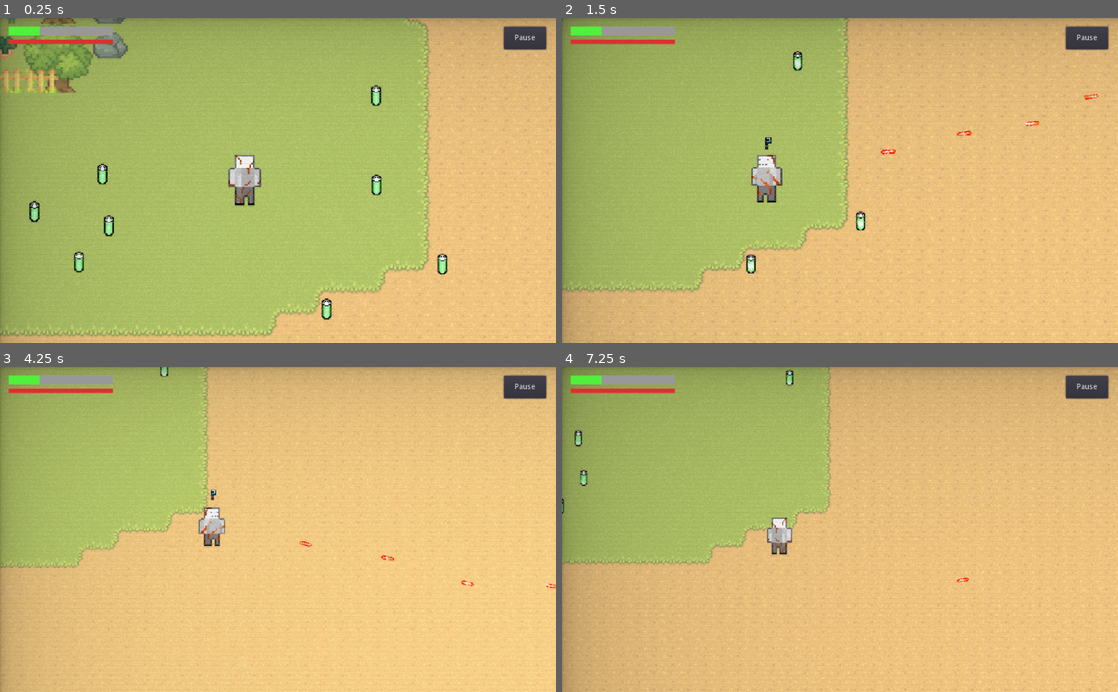
Above: before the commit, frames 1-4 (two rows, left to right).
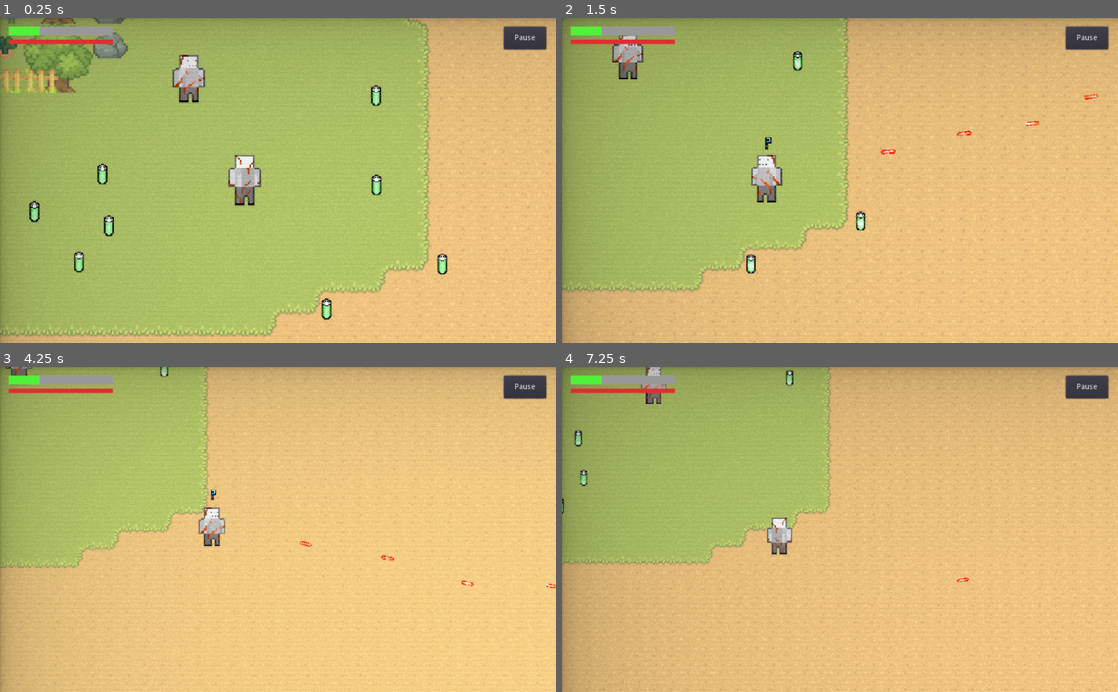
Above: after the commit, the same moments.

Repository: benhmoore/game-design-astral
Game: Godot game, scene res://scenes/Main.tscn
The game is run twice, just before and just after one commit, with the same random seed, the same clock (stepped at 60 frames per second) and the same inputs. This scene is started directly instead of the project's main scene.
Inputs (mouse positions are in pixels of both pictures, inside the frame that each line leads up to):
- Up to frame 1 (0.25 s): no input
- Up to frame 2 (1.5 s): move the mouse to (962, 164) at 0.52 s; press the mouse at (962, 164) at 0.53 s; hold D (move_right) 0.53-1.28 s; move the mouse to (728, 196) at 1.27 s; release the mouse at (728, 196) at 1.28 s; hold S (move_down) from 1.28 s (still down); click (728, 196) at 1.35 s
- Up to frame 3 (4.25 s): move the mouse to (333, 458) at 2.02 s; release S (move_down) at 2.03 s; hold D (move_right) 2.03-2.78 s; hold Shift (action_sprint) 2.03-2.78 s; click (333, 458) at 2.3 s; move the mouse to (250, 594) at 2.77 s; hold W (move_up) 2.78-3.53 s; click (250, 594) at 2.85 s; move the mouse to (444, 578) at 3.52 s; press the mouse at (444, 578) at 3.53 s; hold A (move_left) from 3.53 s (still down)
- Up to frame 4 (7.25 s): move the mouse to (673, 480) at 4.27 s; release the mouse at (673, 480) at 4.28 s; tap Shift (action_sprint) at 4.35 s; click (673, 480) at 4.55 s; move the mouse to (867, 529) at 5.02 s; release A (move_left) at 5.03 s; press the mouse at (867, 529) at 5.03 s; hold S (move_down) 5.03-5.78 s; move the mouse to (756, 448) at 5.77 s; release the mouse at (756, 448) at 5.78 s; hold D (move_right) 5.78-6.53 s; click (756, 448) at 5.85 s; move the mouse to (962, 513) at 6.52 s; hold W (move_up) from 6.53 s (still down); hold Shift (action_sprint) from 6.53 s (still down); click (962, 513) at 6.8 s

The runs differ from the first frame. In frame 1, 0.7% of the frame differs, in the area x 30-37%, y 11-27%; in frame 2, 0.5%; in frame 3, less than 0.1%; in frame 4, 0.2%.

Commit message:
Added Guest NPC/Companion
Added Guest NPC to the starting zone with random movements. Adding Dialogue UI and interaction next, along with UI tweaks.

Diff:
--- a/scenes/Main.tscn
+++ b/scenes/Main.tscn
@@ -1,7 +1,8 @@
-[gd_scene load_steps=5 format=2]
+[gd_scene load_steps=6 format=2]
 
 [ext_resource path="res://scenes/player/PlayerCharacter.tscn" type="PackedScene" id=1]
 [ext_resource path="res://scenes/pickups/Battery.tscn" type="PackedScene" id=2]
+[ext_resource path="res://scenes/guest_npc/guest_npc.tscn" type="PackedScene" id=3]
 [ext_resource path="res://assets/music/astral-sound.wav" type="AudioStream" id=4]
 [ext_resource path="res://assets/graphics/tilemap.tres" type="TileSet" id=5]
 
@@ -76,3 +77,6 @@
 
 [node name="Battery3" parent="." instance=ExtResource( 2 )]
 position = Vector2( 797, 626 )
+
+[node name="guest_npc" parent="." instance=ExtResource( 3 )]
+position = Vector2( 944, 356 )
--- /dev/null
+++ b/scenes/guest_npc/guest_npc.tscn
@@ -0,0 +1,100 @@
+[gd_scene load_steps=18 format=2]
+
+[ext_resource path="res://assets/shaders/OutlineShader.tres" type="Material" id=1]
+[ext_resource path="res://assets/graphics/player/outcast_sprites.png" type="Texture" id=2]
+[ext_resource path="res://scripts/guest_npc.gd" type="Script" id=3]
+
+[sub_resource type="AtlasTexture" id=6]
+atlas = ExtResource( 2 )
+region = Rect2( 96, 0, 32, 32 )
+
+[sub_resource type="AtlasTexture" id=7]
+atlas = ExtResource( 2 )
+region = Rect2( 96, 32, 32, 32 )
+
+[sub_resource type="AtlasTexture" id=8]
+atlas = ExtResource( 2 )
+region = Rect2( 96, 64, 32, 32 )
+
+[sub_resource type="AtlasTexture" id=9]
+atlas = ExtResource( 2 )
+region = Rect2( 64, 0, 32, 32 )
+
+[sub_resource type="AtlasTexture" id=10]
+atlas = ExtResource( 2 )
+region = Rect2( 64, 32, 32, 32 )
+
+[sub_resource type="AtlasTexture" id=11]
+atlas = ExtResource( 2 )
+region = Rect2( 64, 64, 32, 32 )
+
+[sub_resource type="AtlasTexture" id=12]
+atlas = ExtResource( 2 )
+region = Rect2( 0, 0, 32, 32 )
+
+[sub_resource type="AtlasTexture" id=13]
+atlas = ExtResource( 2 )
+region = Rect2( 0, 32, 32, 32 )
+
+[sub_resource type="AtlasTexture" id=14]
+atlas = ExtResource( 2 )
+region = Rect2( 0, 64, 32, 32 )
+
+[sub_resource type="AtlasTexture" id=3]
+atlas = ExtResource( 2 )
+region = Rect2( 32, 0, 32, 32 )
+
+[sub_resource type="AtlasTexture" id=4]
+atlas = ExtResource( 2 )
+region = Rect2( 32, 32, 32, 32 )
+
+[sub_resource type="AtlasTexture" id=5]
+atlas = ExtResource( 2 )
+region = Rect2( 32, 64, 32, 32 )
+
+[sub_resource type="SpriteFrames" id=15]
+animations = [ {
+"frames": [ SubResource( 6 ), SubResource( 7 ), SubResource( 8 ) ],
+"loop": true,
+"name": "idle.back.left",
+"speed": 5.0
+}, {
+"frames": [ SubResource( 9 ), SubResource( 10 ), SubResource( 11 ) ],
+"loop": true,
+"name": "idle.back.right",
+"speed": 5.0
+}, {
+"frames": [ SubResource( 12 ), SubResource( 13 ), SubResource( 14 ) ],
+"loop": true,
+"name": "idle.front.left",
+"speed": 5.0
+}, {
+"frames": [ SubResource( 3 ), SubResource( 4 ), SubResource( 5 ) ],
+"loop": true,
+"name": "idle.front.right",
+"speed": 5.0
+} ]
+
+[sub_resource type="CircleShape2D" id=16]
+radius = 28.0
+
+[node name="guest_npc" type="KinematicBody2D"]
+script = ExtResource( 3 )
+
+[node name="AnimatedSprite2" type="AnimatedSprite" parent="."]
+material = ExtResource( 1 )
+scale = Vector2( 3, 3 )
+frames = SubResource( 15 )
+animation = "idle.front.right"
+frame = 2
+speed_scale = 0.8
+playing = true
+
+[node name="CollisionShape2D" type="CollisionShape2D" parent="."]
+position = Vector2( 1, 28 )
+shape = SubResource( 16 )
+
+[node name="Timer" type="Timer" parent="."]
+autostart = true
+
+[connection signal="timeout" from="Timer" to="." method="_on_Timer_timeout"]
--- a/scenes/player/PlayerCharacter.tscn
+++ b/scenes/player/PlayerCharacter.tscn
@@ -144,6 +144,7 @@
 position = Vector2( 25.6667, 26 )
 frames = SubResource( 2 )
 animation = "idle.front.right"
+frame = 1
 speed_scale = 0.8
 playing = true
 
--- /dev/null
+++ b/scripts/guest_npc.gd
@@ -0,0 +1,53 @@
+extends KinematicBody2D
+
+const speed = 30
+var current_state = IDLE
+var dir = Vector2.RIGHT
+
+var start_pos
+
+enum {
+	IDLE,
+	NEW_DIR,
+	MOVE
+}
+
+func _ready():
+	randomize()
+	start_pos = position
+
+func _process(delta):
+
+	match current_state:
+		IDLE:
+			pass
+		NEW_DIR:
+			dir = choose([Vector2.RIGHT, Vector2.UP, Vector2.DOWN])
+		MOVE:
+			move(delta)
+
+func move(delta):
+	position += dir * speed * delta
+
+	if dir.x == 1:
+		$AnimatedSprite2.flip_h = false
+	elif dir.x == -1:
+		$AnimatedSprite2.flip_h = true
+
+	if position.x >= start_pos.x + 20:
+		position.x = start_pos.x + 19.9
+	elif position.x <= start_pos.x - 20:
+		position.x = start_pos.x - 19.9
+	elif position.y <= start_pos.y + 20:
+		position.y = start_pos.y + 19.9
+	elif position.y <= start_pos.y + 20:
+		position.y = start_pos.y - 19.9
+
+
+func choose(array):
+	array.shuffle()
+	return array.front()
+
+func _on_Timer_timeout():
+	$Timer.wait_time = choose([0.5, 1, 1.5])
+	current_state = choose([IDLE, NEW_DIR, MOVE])
Binary file added: assets/graphics/npcs/sample_guest_needs_update.png
Not shown, added: assets/graphics/npcs/sample_guest_needs_update.png.import
Not shown, added: assets/sounds/Enemy_AlertHigh_1.wav.import
Not shown, added: assets/sounds/Enemy_Alert_1.wav.import
Not shown, added: assets/sounds/Enemy_Clunk_1.wav.import
Not shown, added: assets/sounds/Enemy_Death_1.wav.import
Not shown, added: assets/sounds/Enemy_UhOh_1.wav.import
